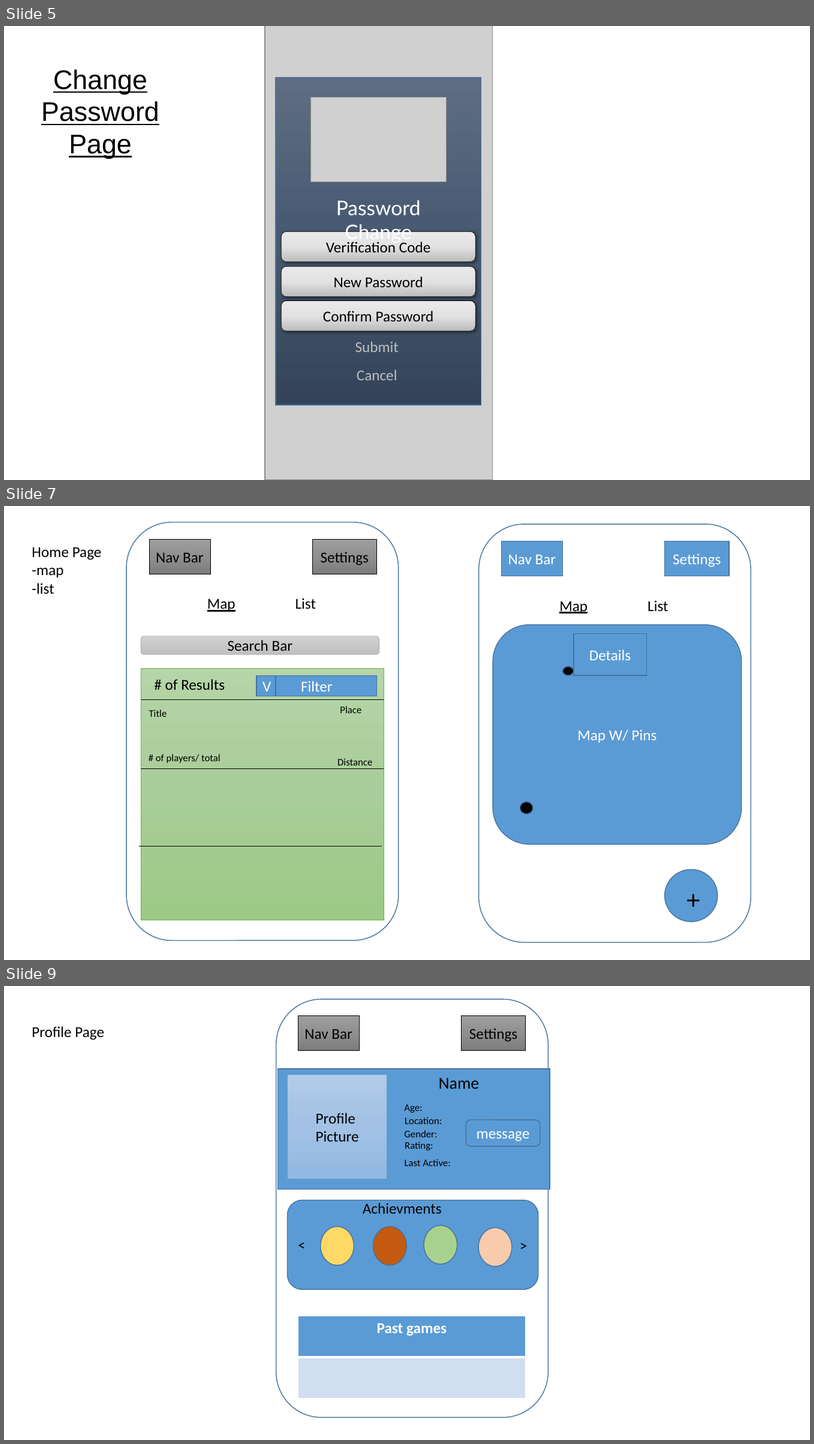
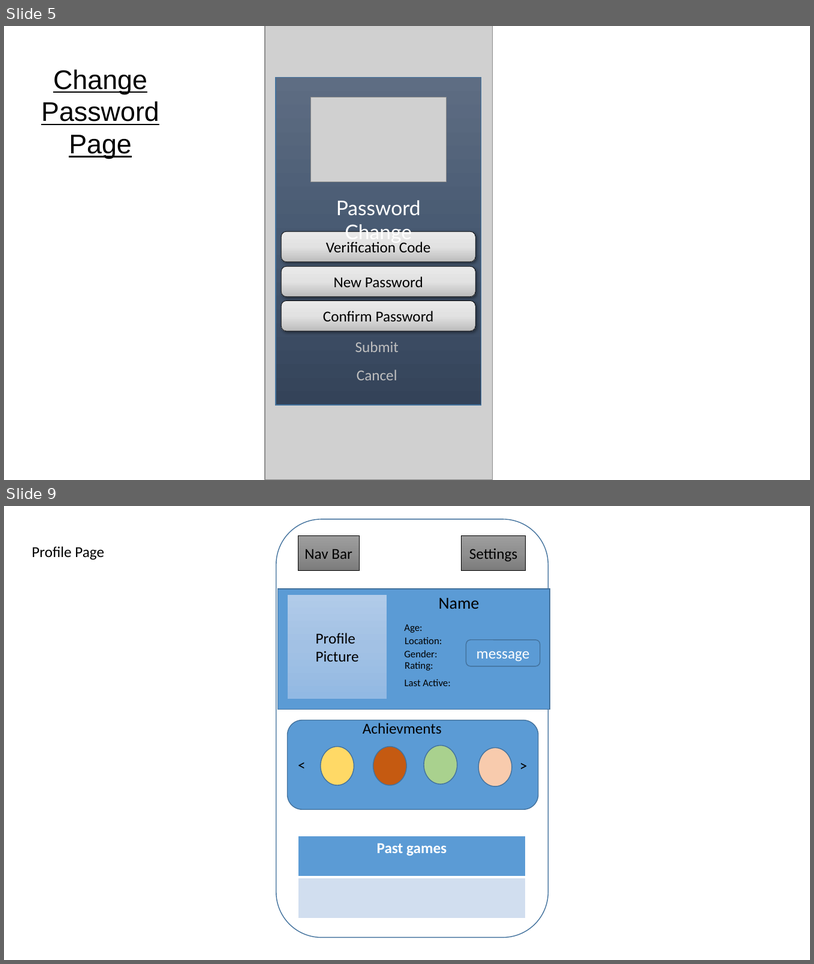
Before and after one commit to gfoudree/whosplayin, a slide deck: Storyboard Design.pptx. Shown one above the other, each under a label of ours: slides 5, 7 and 9 before the commit, slides 5 and 9 after it; the slides between them are not shown. The pictures are 814x1444 and 814x964 pixels, drawn with LibreOffice and Linux fonts; fonts in the diff are those of the drawing; grey boxes stand for pictures. Boxes give left, top, right and bottom in pixels: in the first picture for what was removed or moved away, otherwise in the second. Text is boxed around its words. In the diff, an @@ line names an element or a change of style, - is before the commit and + after.

```diff
--- a/Storyboard Design.pptx
+++ b/Storyboard Design.pptx
@@ slide 7 removed at bbox=[4, 506, 810, 960], background #FFFFFF @@
@@ rounded rectangle removed at bbox=[126, 522, 398, 940] @@
@@ rectangle removed at bbox=[149, 539, 210, 574] @@
-Nav Bar
@@ rectangle removed at bbox=[312, 539, 377, 574] @@
-Settings
@@ rounded rectangle removed at bbox=[479, 524, 751, 942] @@
@@ rectangle removed at bbox=[502, 541, 563, 576] @@
-Nav Bar
@@ rectangle removed at bbox=[665, 541, 730, 576] @@
-Settings
@@ text removed at bbox=[32, 547, 102, 594] @@
-Home Page
--map
--list
@@ text removed at bbox=[207, 598, 236, 612] @@
-Map
@@ text removed at bbox=[296, 598, 316, 609] @@
-List
@@ text removed at bbox=[560, 601, 588, 613] @@
-Map
@@ text removed at bbox=[648, 600, 668, 612] @@
-List
@@ rounded rectangle removed at bbox=[494, 625, 742, 844] @@
-Map W/ Pins
@@ rounded rectangle removed at bbox=[141, 636, 380, 654] @@
-Search Bar
@@ rectangle removed at bbox=[574, 634, 647, 675] @@
-Details
@@ ellipse removed at bbox=[563, 666, 574, 675] @@
@@ rectangle removed at bbox=[141, 668, 384, 920] @@
@@ text removed at bbox=[165, 679, 225, 690] @@
-# of Results
@@ rectangle removed at bbox=[257, 675, 377, 696] @@
-Filter
@@ rectangle removed at bbox=[257, 675, 276, 696] @@
-V
@@ line removed from (141, 700) to (384, 700) @@
@@ text removed at bbox=[149, 709, 167, 717] @@
-Title
@@ text removed at bbox=[340, 706, 362, 713] @@
-Place
@@ text removed at bbox=[156, 754, 221, 763] @@
-# of players/ total
@@ line removed from (141, 769) to (384, 769) @@
@@ text removed at bbox=[338, 758, 372, 765] @@
-Distance
@@ ellipse removed at bbox=[521, 802, 533, 814] @@
@@ line removed from (139, 846) to (382, 846) @@
@@ ellipse removed at bbox=[665, 869, 719, 921] @@
@@ text removed at bbox=[681, 879, 730, 918] @@
-+
```
Also in this commit, not shown: 3 slides added, 2 other slides removed, 1 other file.
